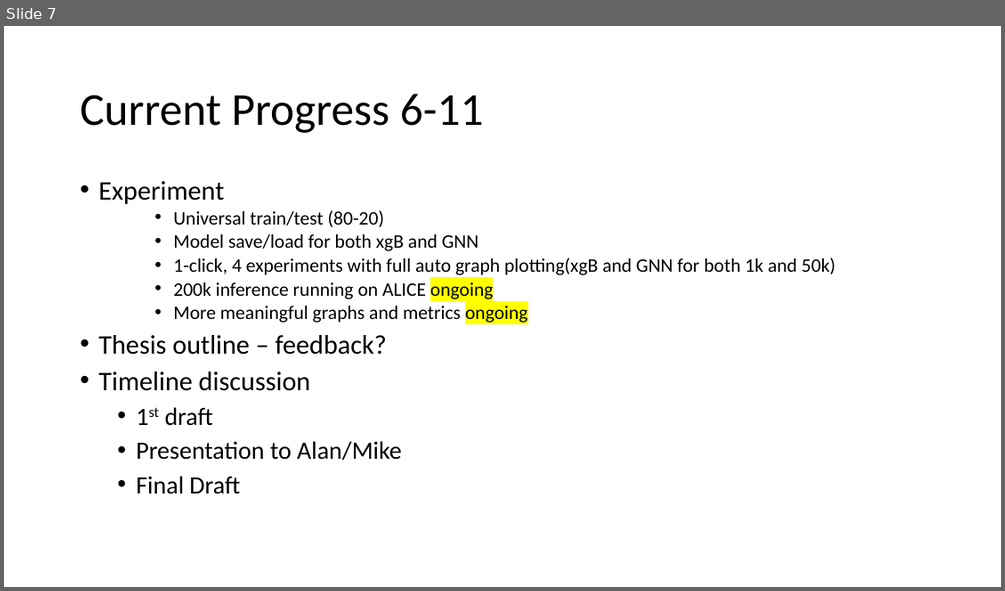
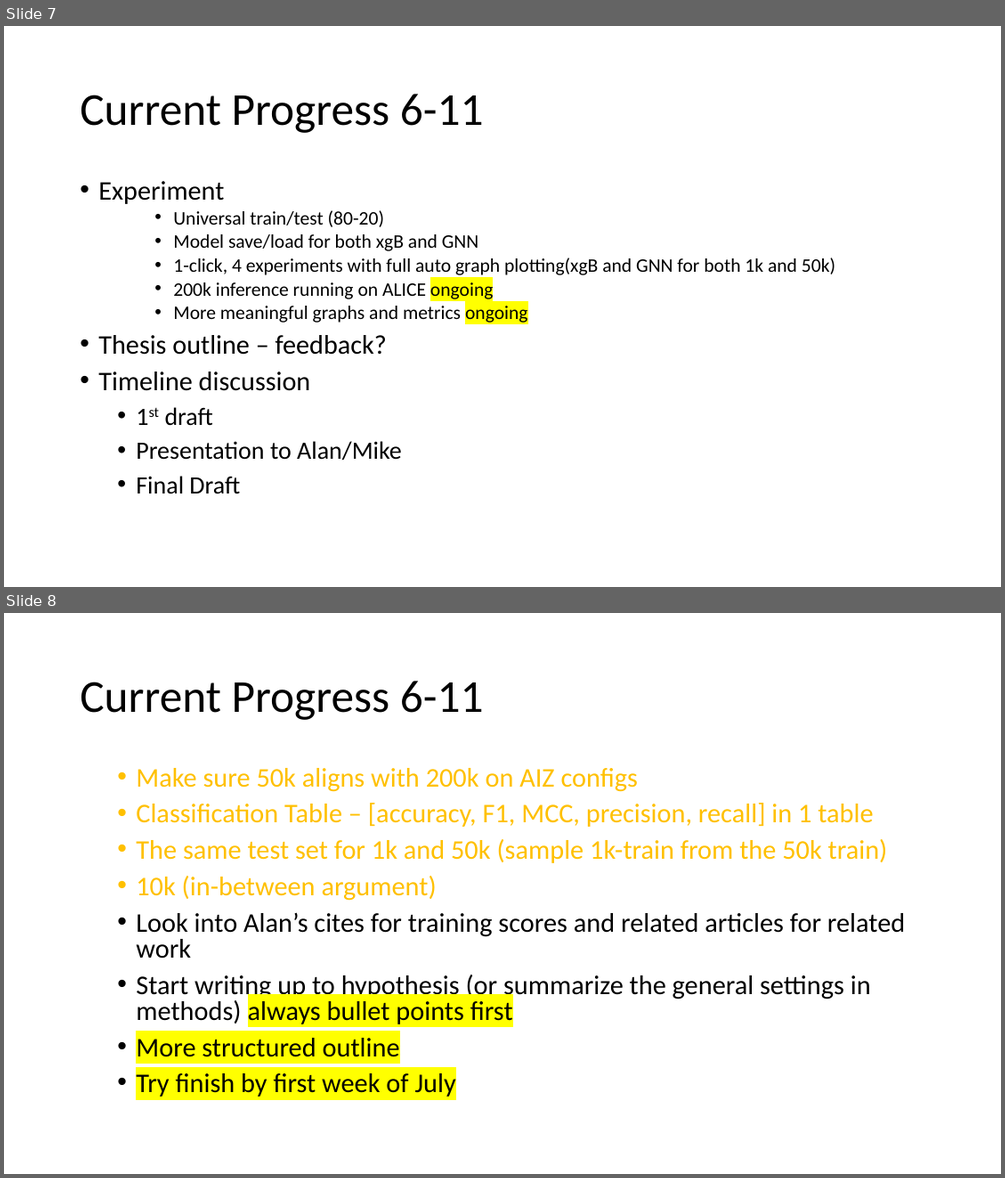
Before and after one commit to penguin9360/master_thesis, a slide deck: experiment/Thesis progress.pptx. Shown one above the other, each under a label of ours: slide 7 before the commit, slides 7 and 8 after it. The pictures are 1005x591 and 1005x1178 pixels, drawn with LibreOffice and Linux fonts; fonts in the diff are those of the drawing. Boxes give left, top, right and bottom in pixels: in the first picture for what was removed or moved away, otherwise in the second. Text is boxed around its words. In the diff, an @@ line names an element or a change of style, - is before the commit and + after.

```diff
--- a/experiment/Thesis progress.pptx
+++ b/experiment/Thesis progress.pptx
@@ slide 8 added at [4, 613, 1001, 1174], background #FFFFFF @@
@@ title added at [80, 681, 484, 720], 44 pt, text #000000 @@
+Current Progress 6-11
@@ text added at [136, 768, 905, 1096], 26 pt, text #000000 @@
+      • Make sure 50k aligns with 200k on AIZ configs
+      • Classification Table – [accuracy, F1, MCC, precision, recall] in 1 table
+      • The same test set for 1k and 50k (sample 1k-train from the 50k train)
+      • 10k (in-between argument)
+      • Look into Alan’s cites for training scores and related articles for related work
+      • Start writing up to hypothesis (or summarize the general settings in methods) always bullet points first
+      • More structured outline
+      • Try finish by first week of July
```
Also in this commit, not shown: 6 other files.
